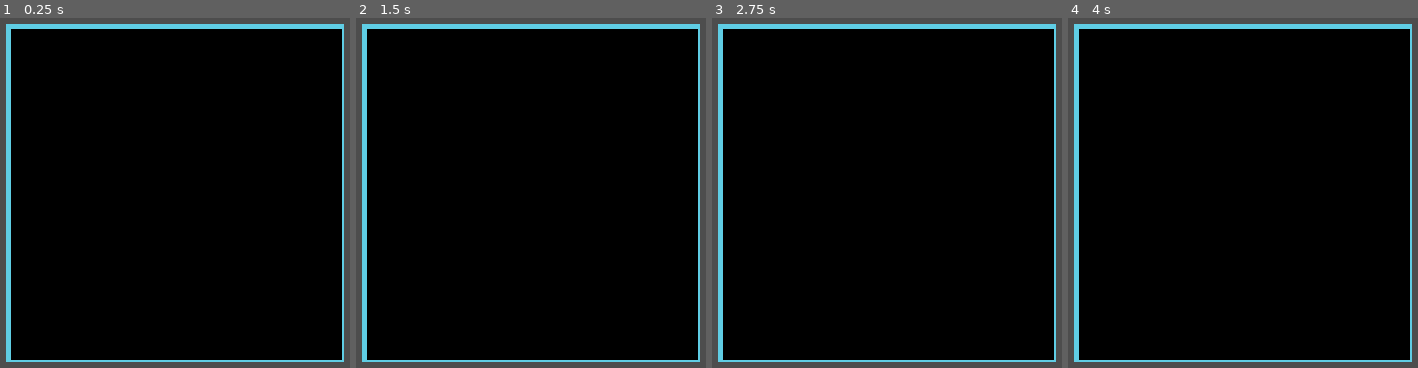
Above: before the commit, frames 1-4 (left to right).
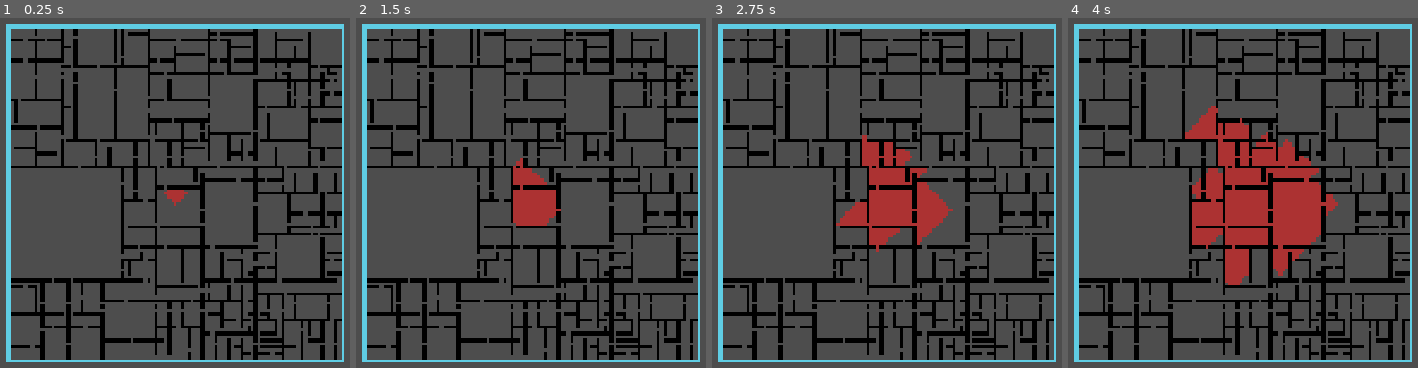
Above: after the commit, the same moments.

Repository: VoidCast00/MazeGenerators
Game: Godot game, scene res://game.tscn
Same seed, same stepped clock (60 frames per second), same inputs: the game is played once before the commit and once after it.
Inputs:
- Up to frame 1 (0.25 s): no input
- Up to frame 2 (1.5 s): tap Enter at 0.5 s
- Up to frame 3 (2.75 s): no input
- Up to frame 4 (4 s): no input

The runs differ from the first frame. In frame 1, 72% of the frame differs, in the area x 3-98%, y 3-98%; in frame 2, 72%; in frame 3, 72%; in frame 4, 72%.

Commit message:
added a flood mechanic where one cell spwans and that grows into more till it spreads onto all posiible spaces

Diff:
--- a/algorithms.gd
+++ b/algorithms.gd
@@ -1,3 +1,4 @@
+class_name  MazeGenerator
 extends Node
 
 @export var tile_map: TileMapLayer
@@ -42,8 +43,6 @@
 	steps.append(startingCell)
 
 	while (steps.size() > 0):
-		await get_tree().process_frame
-		await  get_tree().create_timer(0.01).timeout
 		var surroundingCells:= getSurroundingCells(currentCell);
 
 		if not surroundingCells.size() == 0:
@@ -63,12 +62,11 @@
 
 
 func MazeRecursiveDivision() -> void:
-	var maxRoomCount := 500
+	var maxRoomCount := 100
 	var rooms:Array[Rect2i] = []
 	rooms.append_array( await devideRoom(Rect2i(-MAZE_SIZE.x+1, -MAZE_SIZE.y+1, MAZE_SIZE.x*2-1, MAZE_SIZE.y*2-1)))
 	print(rooms)
 	while(maxRoomCount > rooms.size()):
-		await  any_input
 		var newRooms:Array[Rect2i]
 		var deleteRooms:Array[Rect2i]
 		for room in rooms:
--- /dev/null
+++ b/flood.gd
@@ -0,0 +1,26 @@
+class_name Flood
+extends Node
+
+var floodedCells:Array[Vector2i] = []
+
+@export var tilemap: TileMapLayer
+
+
+func startFlood(startPos:Vector2i) -> void:
+	floodedCells.append(startPos);
+	tilemap.set_cell(startPos, 0, Vector2i(1,1))
+	spreadFlood();
+
+
+
+
+func spreadFlood() -> void:
+	var newFloodedCells:Array[Vector2i] = []
+	for cell:Vector2i in floodedCells:
+		var surroundingCells:= tilemap.get_surrounding_cells(cell);
+		for sCell:Vector2i in surroundingCells:
+			if tilemap.get_cell_source_id(sCell) == -1:
+				newFloodedCells.append(sCell)
+				tilemap.set_cell(sCell, 0,Vector2i(1,1))
+	floodedCells.append_array(newFloodedCells)
+	get_tree().create_timer(0.1).timeout.connect(spreadFlood)
--- a/game.tscn
+++ b/game.tscn
@@ -4,6 +4,7 @@
 [ext_resource type="Script" uid="uid://30uluxlucs3d" path="res://tile_map_layer.gd" id="2_feb5d"]
 [ext_resource type="Script" uid="uid://d4a4chv6n8eoc" path="res://algorithms.gd" id="3_fc0e3"]
 [ext_resource type="Script" uid="uid://bavniie6egdeu" path="res://room_generator.gd" id="4_7jktm"]
+[ext_resource type="Script" uid="uid://b5sxsmacj54b3" path="res://flood.gd" id="5_7jktm"]
 
 [sub_resource type="TileSetAtlasSource" id="TileSetAtlasSource_fc0e3"]
 texture = ExtResource("1_e2o6t")
@@ -17,9 +18,10 @@
 
 [node name="Game" type="Node2D" unique_id=810409076]
 
-[node name="TileMapLayer" type="TileMapLayer" parent="." unique_id=998051491 node_paths=PackedStringArray("maze_generator", "room_generator")]
+[node name="TileMapLayer" type="TileMapLayer" parent="." unique_id=998051491 node_paths=PackedStringArray("flood", "maze_generator", "room_generator")]
 tile_set = SubResource("TileSet_j6d7c")
 script = ExtResource("2_feb5d")
+flood = NodePath("Flood")
 maze_generator = NodePath("MazeGenerator")
 room_generator = NodePath("RoomGenerator")
 
@@ -31,6 +33,10 @@
 script = ExtResource("4_7jktm")
 tile_map = NodePath("..")
 
+[node name="Flood" type="Node" parent="TileMapLayer" unique_id=1831154225 node_paths=PackedStringArray("tilemap")]
+script = ExtResource("5_7jktm")
+tilemap = NodePath("..")
+
 [node name="Camera2D" type="Camera2D" parent="." unique_id=399805147]
 zoom = Vector2(0.5, 0.5)
 limit_enabled = false
--- a/tile_map_layer.gd
+++ b/tile_map_layer.gd
@@ -2,22 +2,18 @@
 
 @export var MAZE_SIZE:Vector2i = Vector2i(50,50)
 
-
-@export var maze_generator: Node
+@export var flood: Flood
+@export var maze_generator: MazeGenerator
 @export var room_generator: Node
 const WALL_ATLAS := Vector2i(1, 0)
 
 
-
-
 func _ready() -> void:
-	resetMaze(false)
+	resetMaze(true)
 	#room_generator.generateRandomRooms(10)
-	await get_tree().create_timer(8).timeout
-	maze_generator.MazeRecursiveBacktracker()
-
-
-
+	#await get_tree().create_timer(8).timeout
+	maze_generator.MazeRecursiveDivision()
+	flood.startFlood(Vector2i(0,0))
 
 
 
Not shown, added: flood.gd.uid
